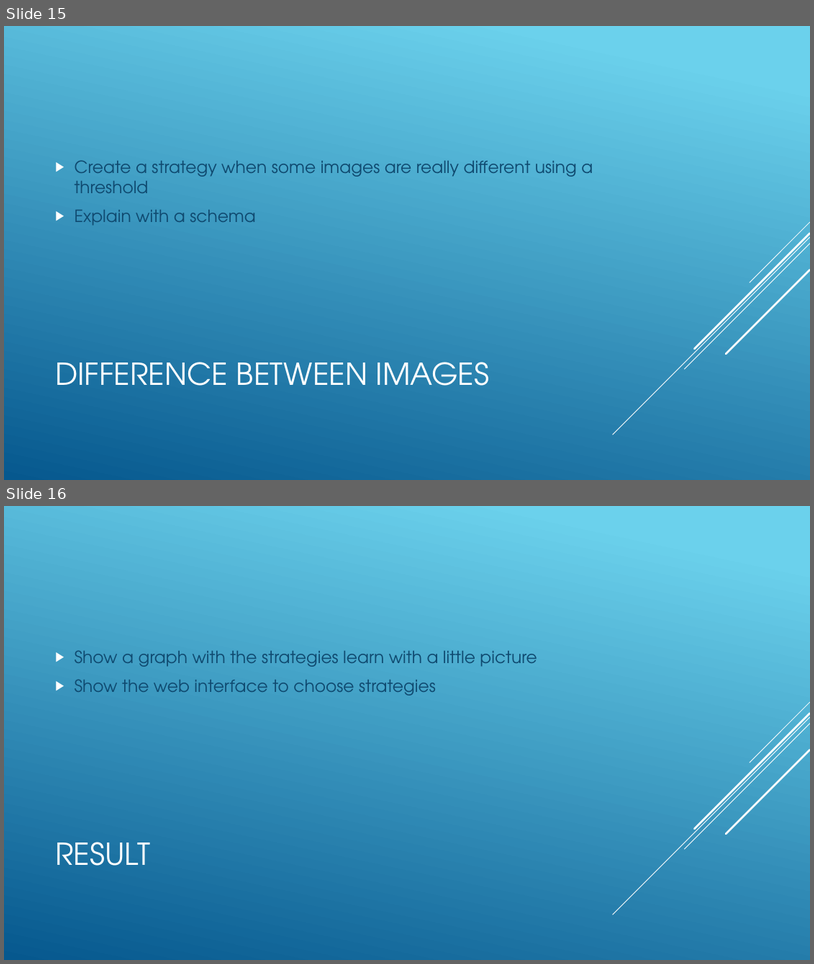
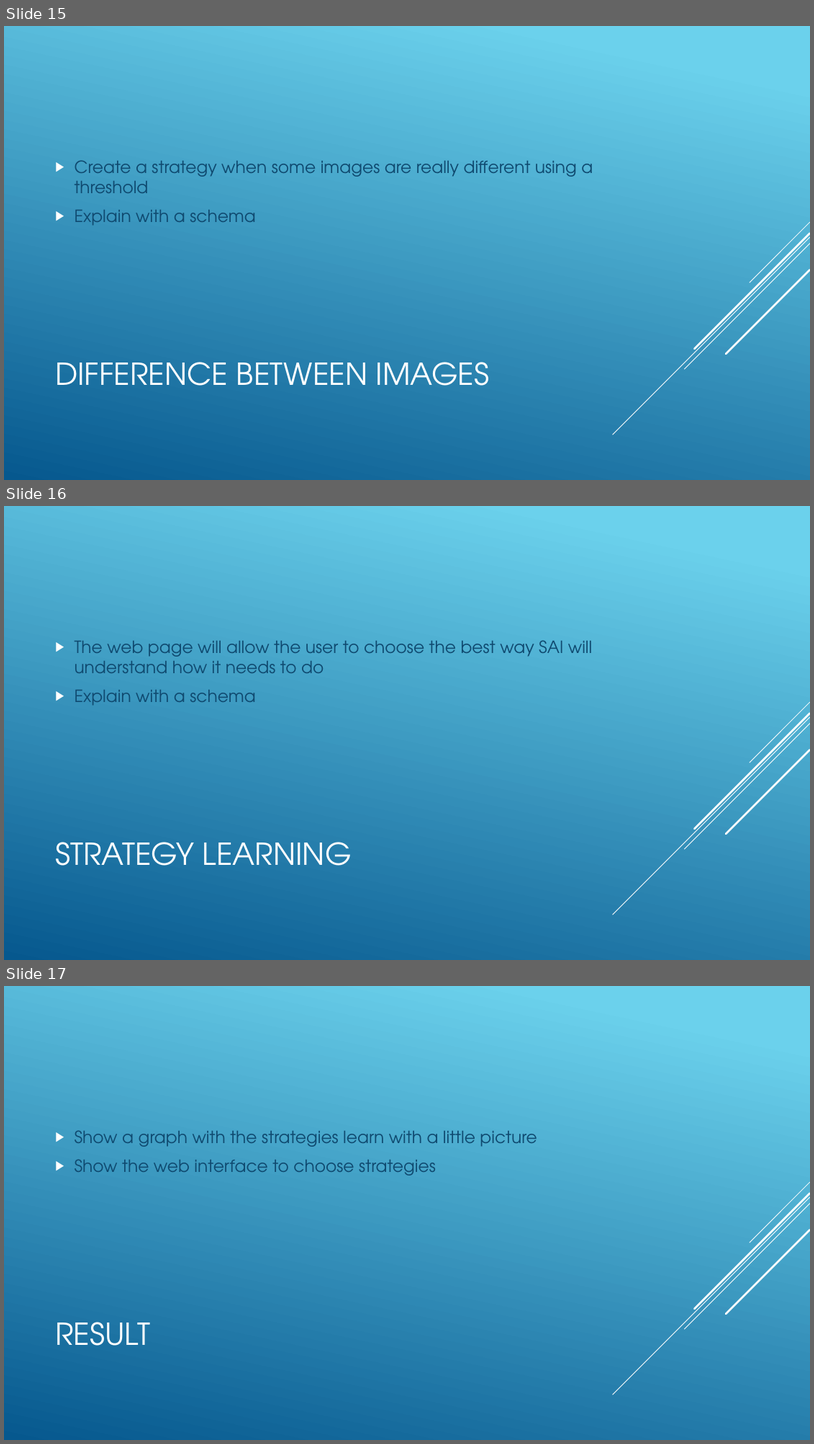
Before and after one commit to jnguyen1192/SIA, a slide deck: SAI_presentation.pptx. Shown one above the other, each under a label of ours: slides 15 and 16 before the commit, slides 15, 16 and 17 after it. The pictures are 814x964 and 814x1444 pixels, drawn with LibreOffice and Linux fonts; fonts in the diff are those of the drawing. Boxes give left, top, right and bottom in pixels: in the first picture for what was removed or moved away, otherwise in the second. Text is boxed around its words. In the diff, an @@ line names an element or a change of style, - is before the commit and + after.

Commit message:
#12 Strategy learning added on slides

```diff
--- a/SAI_presentation.pptx
+++ b/SAI_presentation.pptx
@@ slide 16 added at (4, 506, 810, 960), background gradient #6ED2EB to #06588E; not listed: 5 template elements that a slide beside it also shows @@
@@ text added at (75, 640, 592, 705), 20 pt, text #0F496F @@
+▶ The web page will allow the user to choose the best way SAI will understand how it needs to do
+▶ Explain with a schema
@@ title added at (55, 842, 352, 865), 36 pt, text #FFFFFF @@
+STRATEGY LEARNING
@@ what was slide 16 is now slide 17 @@
```
